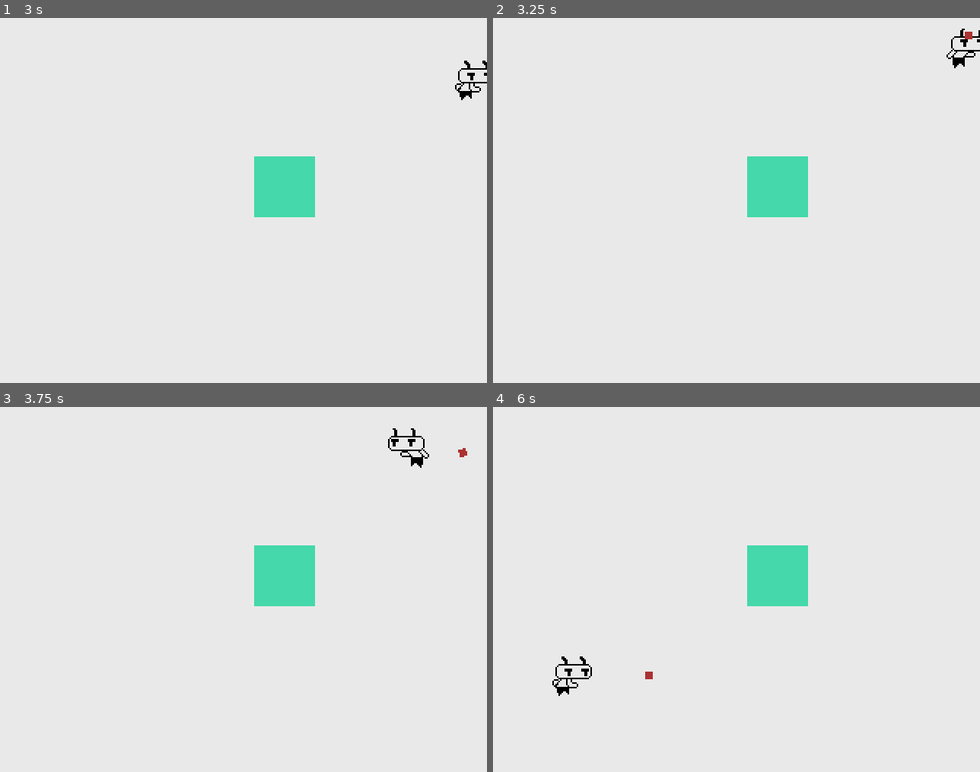
Above: before the commit, frames 1-4 (two rows, left to right).
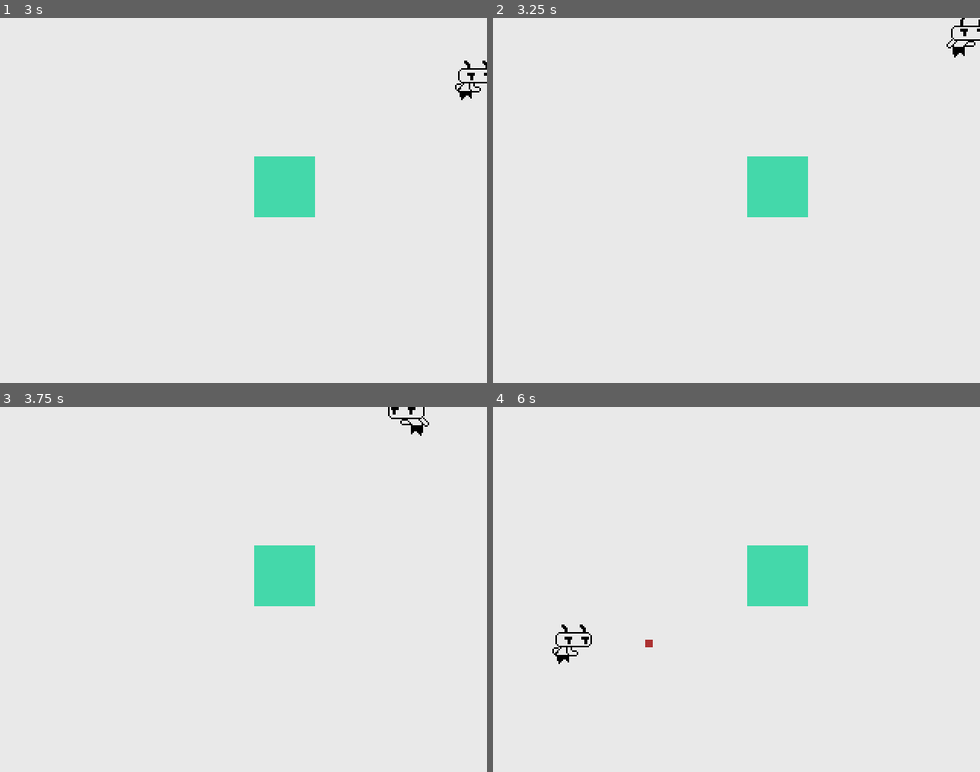
Above: after the commit, the same moments.

Repository: dead-rabbit-studio/hell-scout
Game: Godot game, scene res://main_game.tscn
Same seed, same stepped clock (60 frames per second), same inputs: the game is played once before the commit and once after it.
Inputs:
- Up to frame 1 (3 s): hold Right (move_right) 0.53-1.28 s; hold Down (move_down) 1.28-2.03 s; hold Right (move_right) 2.03-2.78 s; hold Up (move_up) from 2.78 s (still down)
- Up to frame 2 (3.25 s): keep holding Up (move_up)
- Up to frame 3 (3.75 s): release Up (move_up) at 3.53 s; hold Left (move_left) from 3.53 s (still down)
- Up to frame 4 (6 s): release Left (move_left) at 5.03 s; hold Down (move_down) 5.03-5.78 s; hold Right (move_right) from 5.78 s (still down)

Frame 1 is identical in both runs. In frame 2, 0.3% of the frame differs, in the area x 93-100%, y 0-14%; in frame 3, 0.4%; in frame 4, 0.5%, in the area x 12-33%, y 59-80%.

Commit message:
fix: bullet timeout

Diff:
--- a/bullet.gd
+++ b/bullet.gd
@@ -1,13 +1,13 @@
 extends RigidBody2D
 
-@export var still_alive_time_secs: float = 0.01
+@export var still_alive_time_secs: float = 0.2
 
 func _ready() -> void:
 	var timer: Timer = Timer.new()
 	timer.autostart = true
-	timer.start(still_alive_time_secs)
 	timer.connect("timeout", _on_timer_timeout)
 	add_child(timer)
+	timer.start(still_alive_time_secs)
 
 func _on_timer_timeout() -> void:
 	queue_free()
